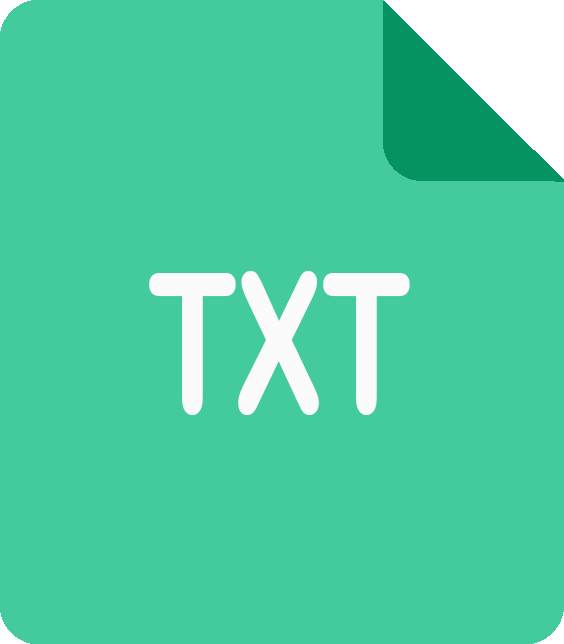
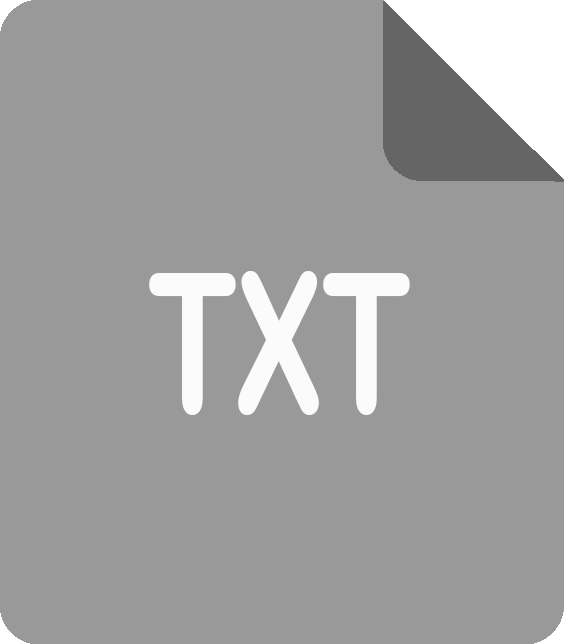
Layers edited between the first and the second w=564, h=644 image:
painted on "Layer 3" over [left=383, top=1, right=564, bottom=182]
painted on "<Group>" over [left=0, top=0, right=564, bottom=644]
